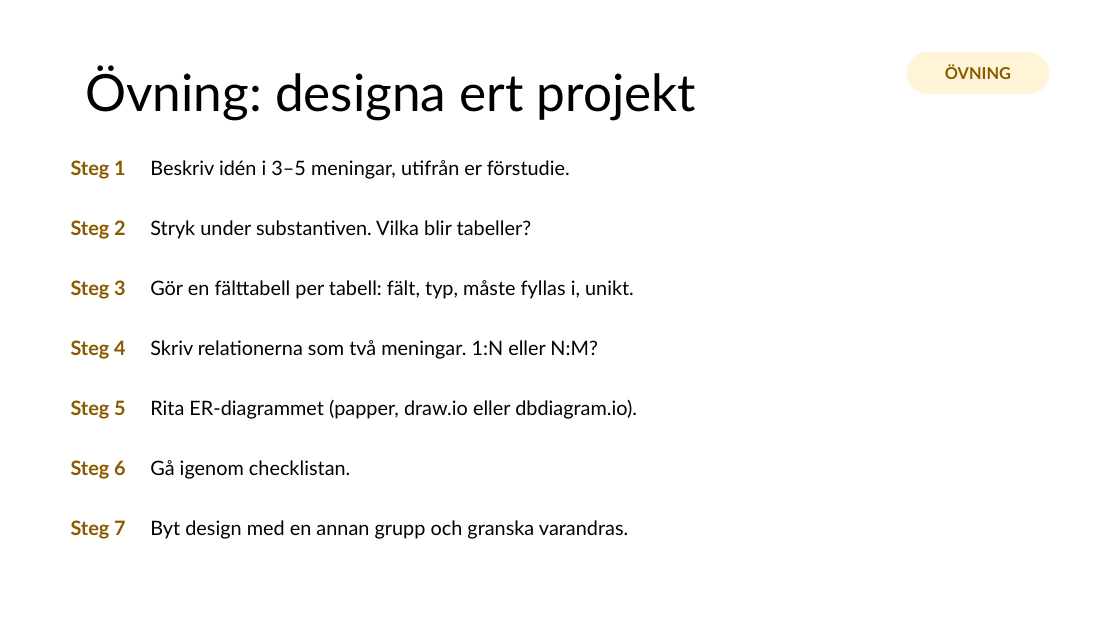
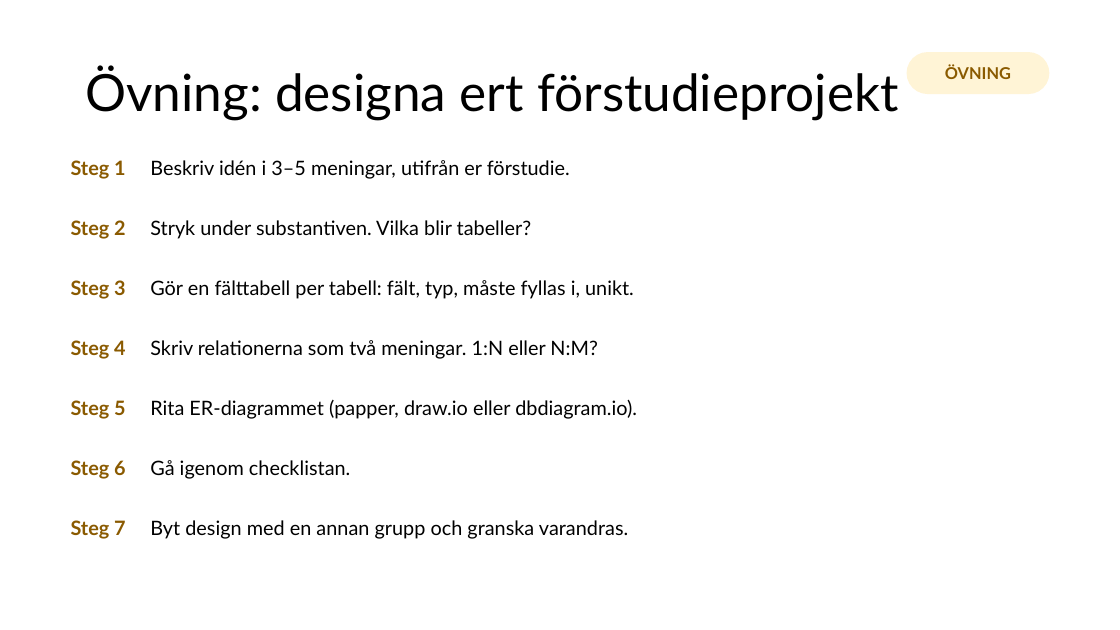
Before and after one commit to abbjetmus/pocketbase-flutter-kurs, a slide deck: slide 18 of Databaser och mobilapputveckling - sammanfattning.pptx. Drawn at 1120x630 pixels with LibreOffice and Linux fonts; fonts in the diff are those of the drawing. Boxes give left, top, right and bottom in pixels: in the first picture for what was removed or moved away, otherwise in the second. Text is boxed around its words. In the diff, an @@ line names an element or a change of style, - is before the commit and + after.

```diff
--- a/Databaser och mobilapputveckling - sammanfattning.pptx
+++ b/Databaser och mobilapputveckling - sammanfattning.pptx
@@ title at bbox=[85, 66, 898, 120]: text changed @@
-Övning: designa ert projekt
+Övning: designa ert förstudieprojekt
```
Also in this commit, not shown: 8 other slides changed, 1 other file.
